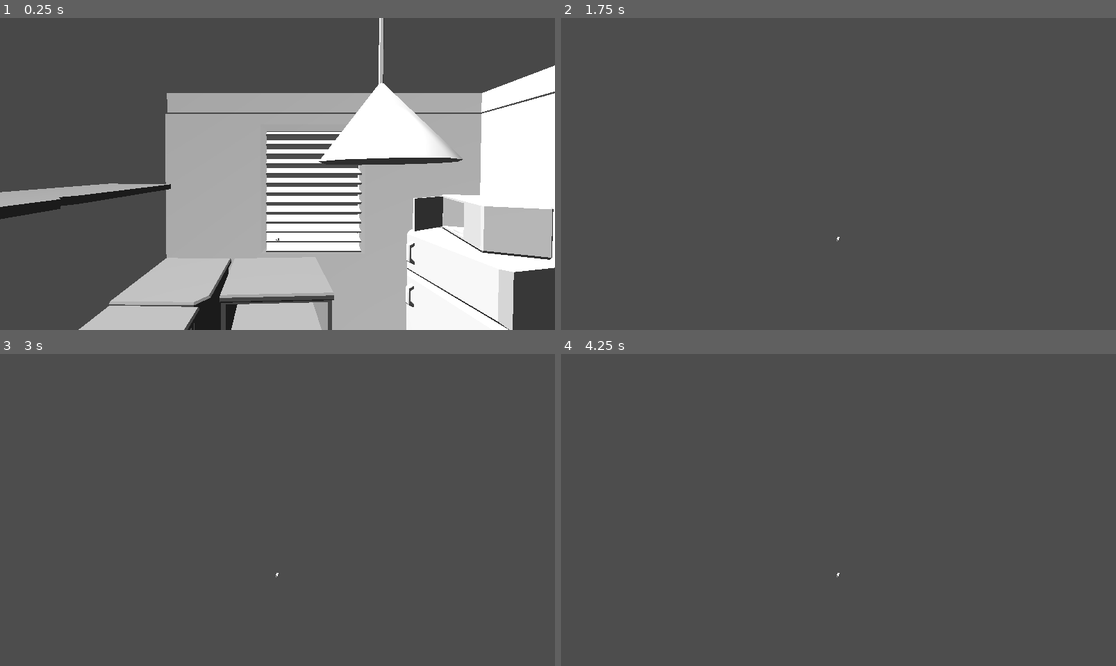
Above: before the commit, frames 1-4 (two rows, left to right).
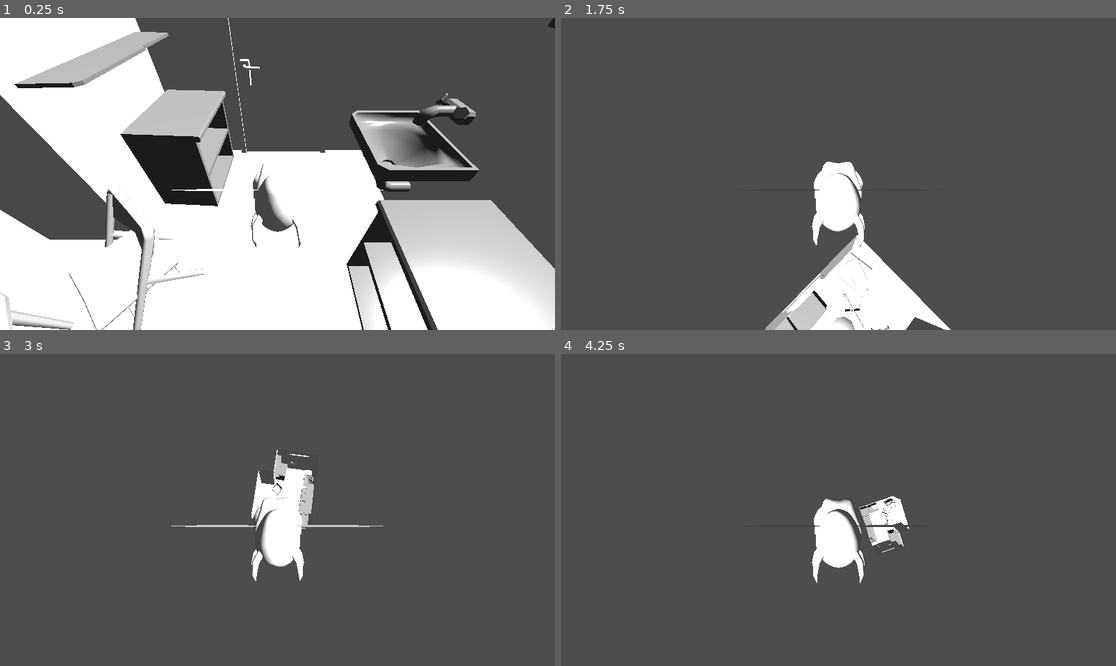
Above: after the commit, the same moments.

Repository: serb2331/gmtk-2025
Game: Godot game, scene res://room.tscn
The game is run twice, just before and just after one commit, with the same random seed, the same clock (stepped at 60 frames per second) and the same inputs.
Inputs (mouse positions are in pixels of both pictures, inside the frame that each line leads up to):
- Up to frame 1 (0.25 s): no input
- Up to frame 2 (1.75 s): move the mouse to (960, 158) at 0.52 s; hold Right (move_right) 0.53-1.28 s; hold Space (fly) 0.53-1.28 s; move the mouse to (727, 189) at 1.27 s; hold Down (move_back) from 1.28 s (still down); tap Space (fly) at 1.35 s
- Up to frame 3 (3 s): move the mouse to (333, 441) at 2.02 s; release Down (move_back) at 2.03 s; hold Right (move_right) 2.03-2.78 s; hold Space (fly) 2.03-2.78 s; move the mouse to (249, 572) at 2.77 s; hold Up (move_forward) from 2.78 s (still down); tap Space (fly) at 2.85 s
- Up to frame 4 (4.25 s): move the mouse to (1005, 556) at 3.52 s; release Up (move_forward) at 3.53 s; hold Left (move_left) from 3.53 s (still down); hold Space (fly) from 3.53 s (still down)

The runs differ from the first frame. In frame 1, 70% of the frame differs, in the area x 0-100%, y 0-100%; in frame 2, 6.7%; in frame 3, 3.0%; in frame 4, 2.4%.

Commit message:
mouse and model rotation -- pretty shitty :poop:

Diff:
--- a/phly/player_fly.gd
+++ b/phly/player_fly.gd
@@ -1,67 +1,106 @@
 extends CharacterBody3D
 
+# i guess use m/s for speed and such(?)
 
-const SPEED = 5.0
+const SPEED = 250.0
 const FLY_VELOCITY = 5
 
 const ROTATION_MAX_DEGREE = 50
 
-var GRAVITY_MULTIPLIER_WHEN_FLYING = 0.2
+const GRAVITY_MULTIPLIER_WHEN_FLYING = 0.2
 var GRAVITY = ProjectSettings.get_setting("physics/3d/default_gravity") *  GRAVITY_MULTIPLIER_WHEN_FLYING
 
-@onready var twist_pivot = $TwistPivot
-@onready var pitch_pivot = $TwistPivot/PitchPivot
-@onready var camera = $TwistPivot/PitchPivot/Camera3D
-var ROTATION_SPEED = 90.0  # degrees per second
+@onready var TwistPivot : Node3D = $TwistPivot
+@onready var PitchPivot : Node3D = $TwistPivot/PitchPivot
+@onready var Camera := $TwistPivot/PitchPivot/Camera3D
+@onready var Model : Node3D = $Fly
+const ROTATION_SPEED = 90.0  # degrees per second
+const MIN_PITCH = deg_to_rad(-(ROTATION_MAX_DEGREE))
+const MAX_PITCH = deg_to_rad(ROTATION_MAX_DEGREE)
+const DECELERATION = 5
+const CAMERA_SENSITIVITY = 0.01
 
-func rotate_camera(delta: float):
-	var yaw = 0.0
-	var pitch = 0.0
+# func rotate_camera(delta: float):
+# 	var _yaw = 0.0
+# 	var _pitch = 0.0
 
-	if Input.is_action_pressed("rotate_left"):
-		yaw += ROTATION_SPEED * delta
-	if Input.is_action_pressed("rotate_right"):
-		yaw -= ROTATION_SPEED * delta
-	if Input.is_action_pressed("rotate_up"):
-		pitch += ROTATION_SPEED * delta
-	if Input.is_action_pressed("rotate_down"):
-		pitch -= ROTATION_SPEED * delta
-	print(yaw)
-	# Rotate this node (TwistPivot) around Y
-	twist_pivot.rotate_y(deg_to_rad(yaw))
+# 	if Input.is_action_pressed("rotate_left"):
+# 		_yaw += ROTATION_SPEED * delta
+# 	if Input.is_action_pressed("rotate_right"):
+# 		_yaw -= ROTATION_SPEED * delta
+# 	if Input.is_action_pressed("rotate_up"):
+# 		_pitch += ROTATION_SPEED * delta
+# 	if Input.is_action_pressed("rotate_down"):
+# 		_pitch -= ROTATION_SPEED * delta
+# 	# Rotate this node (TwistPivot) around Y
+# 	TwistPivot.rotate_y(deg_to_rad(_yaw))
 
-	# Rotate PitchPivot around X, with clamping
-	var current_pitch = pitch_pivot.rotation.x
-	current_pitch = current_pitch + deg_to_rad(pitch)
-	var min_pitch = deg_to_rad(-(ROTATION_MAX_DEGREE))
-	var max_pitch = deg_to_rad(ROTATION_MAX_DEGREE)
-	current_pitch = clamp(current_pitch, min_pitch, max_pitch)
-	pitch_pivot.rotation.x = current_pitch
+# 	# Rotate PitchPivot around X, with clamping
+# 	var current_pitch = PitchPivot.rotation.x
+# 	current_pitch = current_pitch + deg_to_rad(_pitch)
+# 	current_pitch = clamp(current_pitch, MIN_PITCH, MAX_PITCH)
+# 	PitchPivot.rotation.x = current_pitch\
+
+var _target_camera_yaw := deg_to_rad(180)
+var _target_camera_pitch := deg_to_rad(-45)
+
+func _rotateCamera() -> void:
+	TwistPivot.rotation.y = lerp_angle(TwistPivot.rotation.y, _target_camera_yaw, 0.1);
+	PitchPivot.rotation.x = lerp_angle(PitchPivot.rotation.x, _target_camera_pitch, 0.1);
+
+func _rotateModel() -> void:
+	Model.rotation.x = -PitchPivot.rotation.x;
+	Model.rotation.y = TwistPivot.rotation.y - PI;
+
+#############
+
+func _ready() -> void:
+	Input.mouse_mode = Input.MOUSE_MODE_CAPTURED
 
 func _physics_process(delta: float) -> void:
-	rotate_camera(delta)
+	_rotateCamera()
+	_rotateModel()
 
-	var forward = camera.global_transform.basis.z
-	var right = camera.global_transform.basis.x
+	var _forward = Camera.global_transform.basis.z
+	var _right = Camera.global_transform.basis.x
 
 
-	var input_direction := Vector3.ZERO
-	input_direction.z = Input.get_axis("move_forward","move_back")
+	var _input_direction := Vector3.ZERO
+	_input_direction.z = Input.get_axis("move_forward","move_back")
 
 	if Input.is_action_pressed("fly"):
-		input_direction.x = Input.get_axis("move_left","move_right")
+		_input_direction.x = Input.get_axis("move_left","move_right")
 		velocity.y = FLY_VELOCITY
 	else:
 		velocity.y -= GRAVITY * delta
 
-	var direction = (right * input_direction.x + forward * input_direction.z).normalized()
+	var _direction = (_right * _input_direction.x + _forward * _input_direction.z).normalized()
 
-	if direction != Vector3.ZERO:
-		velocity.x = direction.x * SPEED
-		velocity.z = direction.z * SPEED
+	if _direction != Vector3.ZERO:
+		velocity.x = _direction.x * SPEED * delta
+		velocity.z = _direction.z * SPEED * delta
 		velocity.y -= GRAVITY * delta
 	else:
-		velocity.x = lerp(velocity.x, 0.0, SPEED * delta)
-		velocity.z = lerp(velocity.z, 0.0, SPEED * delta)
+		velocity.x = lerp(velocity.x, 0.0, DECELERATION * delta)
+		velocity.z = lerp(velocity.z, 0.0, DECELERATION * delta)
 
 	move_and_slide()
+
+func _unhandled_input(event: InputEvent) -> void:
+	if (event is InputEventMouseMotion):
+		# print(event.screen_relative)
+
+		# rotate camera
+		var _yaw := 0.0
+		var _pitch := 0.0
+
+		_yaw = -event.screen_relative.x * CAMERA_SENSITIVITY
+		_pitch = -event.screen_relative.y * CAMERA_SENSITIVITY
+
+		print(_yaw, " ---- ", _pitch);
+
+		# TwistPivot.rotate_y(_yaw);
+		# PitchPivot.rotate_x(_pitch);
+
+		_target_camera_yaw += _yaw;
+		_target_camera_pitch += _pitch;
--- a/phly/player_fly.tscn
+++ b/phly/player_fly.tscn
@@ -10,16 +10,19 @@
 script = ExtResource("1_cowcd")
 
 [node name="Fly" parent="." instance=ExtResource("2_ybtsn")]
+transform = Transform3D(5, 0, 0, 0, 5, 0, 0, 0, 5, 0, 0, 0)
 
 [node name="CollisionShape3D" type="CollisionShape3D" parent="."]
-transform = Transform3D(1, 0, 0, 0, 1, 0, 0, 0, 1, 0, 0.00215623, 0)
+transform = Transform3D(2.5, 0, 0, 0, 2.5, 0, 0, 0, 2.5, 0, 0.015, 0)
 shape = SubResource("SphereShape3D_cowcd")
 
 [node name="TwistPivot" type="Node3D" parent="."]
-transform = Transform3D(1, 0, 0, 0, 1, 0, 0, 0, 1, 0, 0.1, 0)
+transform = Transform3D(-1, 0, 8.74228e-08, 0, 1, 0, -8.74228e-08, 0, -1, 0, 0, 0)
 
 [node name="PitchPivot" type="Node3D" parent="TwistPivot"]
-transform = Transform3D(1, 0, 0, 0, 0.999848, 0.0174524, 0, -0.0174524, 0.999848, 0, 0, 0)
+transform = Transform3D(1, 0, 0, 0, 0.707107, 0.707107, 0, -0.707107, 0.707107, 0, 0, 0)
 
 [node name="Camera3D" type="Camera3D" parent="TwistPivot/PitchPivot"]
-transform = Transform3D(1, 0, 0, 0, 1, 0, 0, 0, 1, 0, 0, 0.3)
+transform = Transform3D(1, -7.10543e-15, 7.10543e-15, 1.42109e-14, 1, 0, -1.42109e-14, 0, 1, -1.83251e-09, 0.0279256, 0.0982817)
+current = true
+near = 0.01
--- a/phly/project.godot
+++ b/phly/project.godot
@@ -11,9 +11,13 @@
 [application]
 
 config/name="Phly"
-run/main_scene="uid://browrbdltohk1"
+run/main_scene="uid://hyvhfi6q4n8c"
 config/features=PackedStringArray("4.4", "Forward Plus")
 config/icon="res://icon.svg"
+
+[debug]
+
+settings/stdout/print_fps=true
 
 [input]
 
Not shown: 1 places in phly/player_fly.tscn that only renumber resources
Not shown: 1 places in phly/room.tscn that only renumber resources
